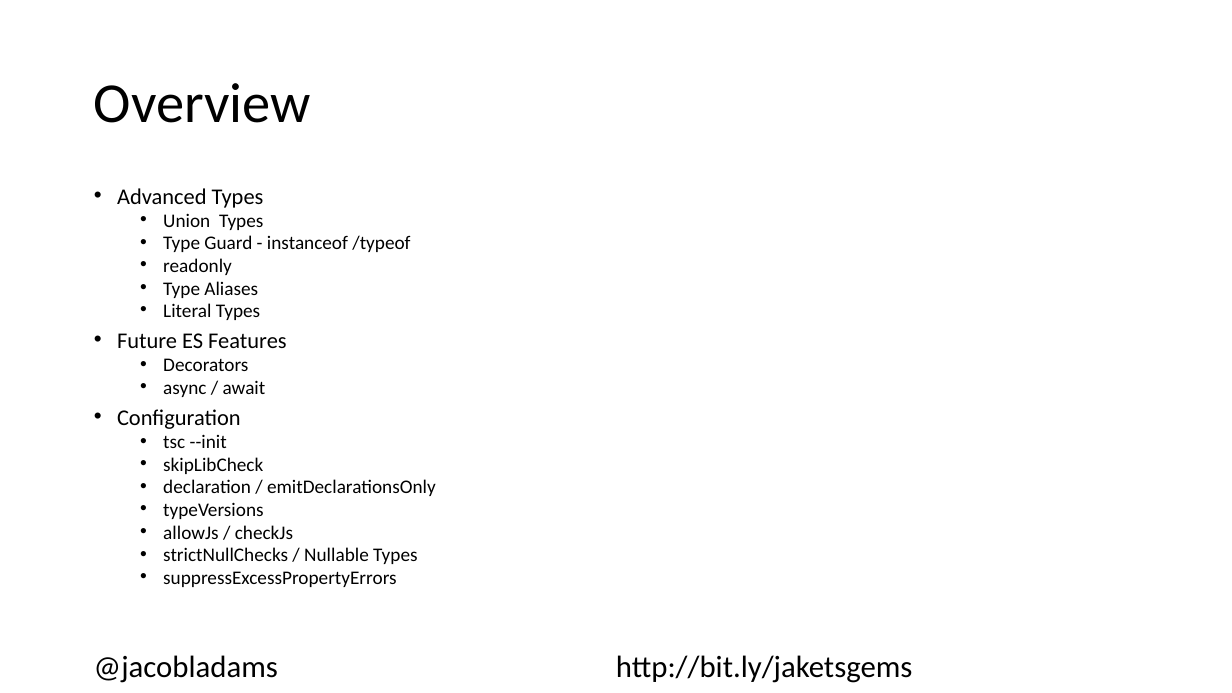
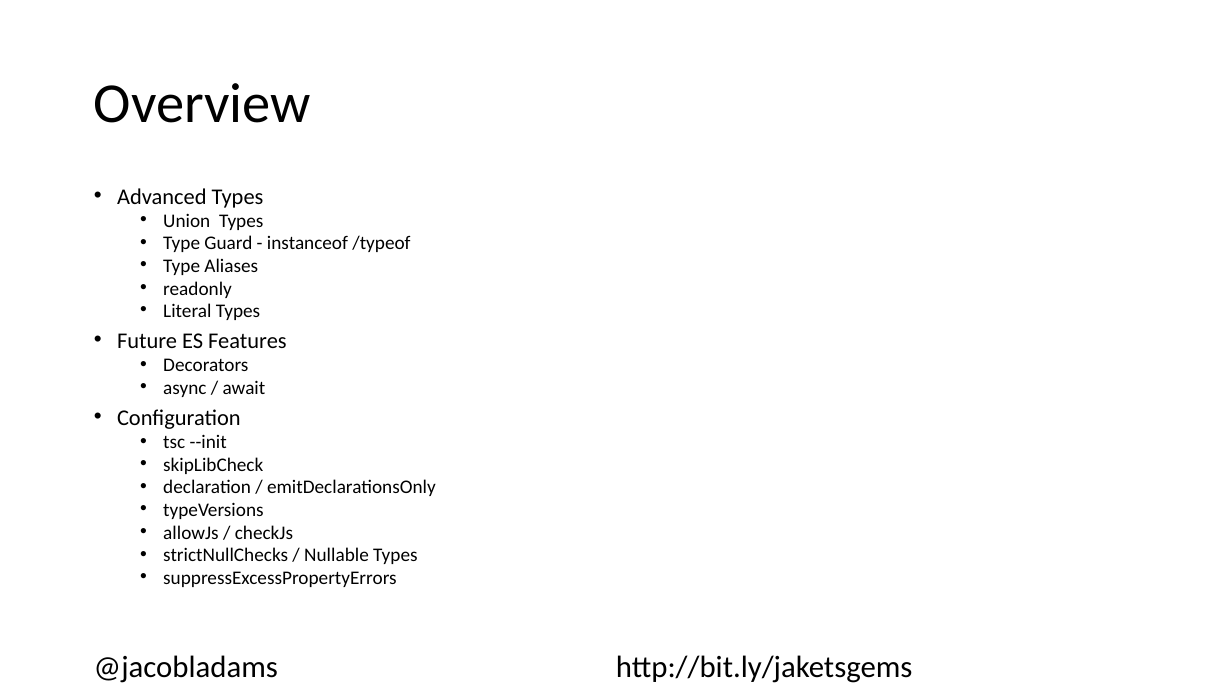
Before and after one commit to jacobladams/hidden-gems-in-typescript-presentation, a slide deck: slide 3 of Hidden Gems In TypeScript.pptx. Drawn at 1232x693 pixels with LibreOffice and Linux fonts; fonts in the diff are those of the drawing. Boxes give left, top, right and bottom in pixels: in the first picture for what was removed or moved away, otherwise in the second. Text is boxed around its words. In the diff, an @@ line names an element or a change of style, - is before the commit and + after.

```diff
--- a/Hidden Gems In TypeScript.pptx
+++ b/Hidden Gems In TypeScript.pptx
@@ text at <box>163,258,258,275</box>: paragraph added @@
+  • Type Aliases
@@ text at <box>163,281,258,298</box>: paragraph removed @@
-  • Type Aliases
```
Also in this commit, not shown: 11 other files.
